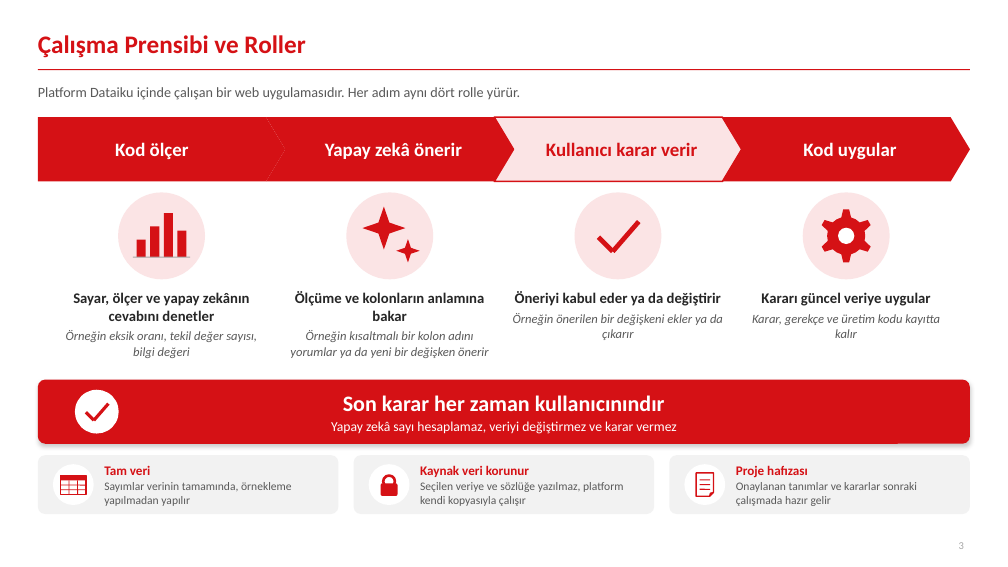
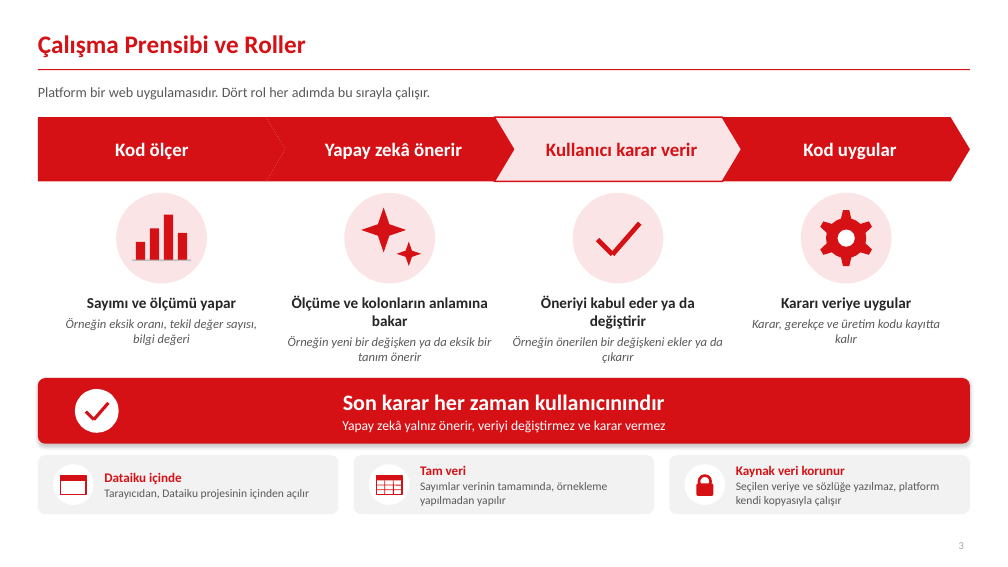
Before and after one commit to canmergen/amp, a slide deck: slide 3 of analitik_modelleme_platformu_GUNCEL/sunum/Platform_Sunum_Sade.pptx. Drawn at 1008x567 pixels with LibreOffice and Linux fonts; fonts in the diff are those of the drawing. Boxes give left, top, right and bottom in pixels: in the first picture for what was removed or moved away, otherwise in the second. Text is boxed around its words. In the diff, an @@ line names an element or a change of style, - is before the commit and + after.

```diff
--- a/analitik_modelleme_platformu_GUNCEL/sunum/Platform_Sunum_Sade.pptx
+++ b/analitik_modelleme_platformu_GUNCEL/sunum/Platform_Sunum_Sade.pptx
@@ text at [38, 87, 430, 100]: text changed @@
-Platform Dataiku içinde çalışan bir web uygulamasıdır. Her adım aynı dört rolle yürür.
+Platform bir web uygulamasıdır. Dört rol her adımda bu sırayla çalışır.
@@ ellipse: place and size @@
-ellipse at [118, 192, 205, 279]
+ellipse at [116, 193, 207, 284]
@@ ellipse: place and size @@
-ellipse at [346, 192, 433, 279]
+ellipse at [345, 193, 436, 284]
@@ ellipse: place and size @@
-ellipse at [575, 192, 662, 279]
+ellipse at [572, 193, 663, 284]
@@ ellipse: place and size @@
-ellipse at [803, 192, 890, 279]
+ellipse at [801, 193, 892, 284]
@@ gear: place and size @@
-gear at [819, 209, 873, 263]
+gear at [817, 209, 875, 267]
@@ line moved from (613, 252) - (639, 222) to (613, 255) - (640, 223) @@
@@ line moved from (133, 257) - (191, 257) to (132, 260) - (191, 260) @@
@@ line moved from (599, 237) - (613, 252) to (597, 240) - (613, 255) @@
@@ text at [87, 297, 236, 311]: text changed; size 14 to 14.5 pt @@
-Sayar, ölçer ve yapay zekânın cevabını denetler
+Sayımı ve ölçümü yapar
@@ text at [292, 295, 488, 326]: size 14 to 14.5 pt in "Ölçüme ve kolonların anlamına bakar" @@
@@ text at [541, 295, 695, 329]: size 14 to 14.5 pt in "Öneriyi kabul eder ya da değiştirir" @@
@@ text at [781, 297, 911, 311]: text changed; size 14 to 14.5 pt @@
-Kararı güncel veriye uygular
+Kararı veriye uygular
@@ text at [288, 336, 492, 361]: text changed @@
-Örneğin kısaltmalı bir kolon adını yorumlar ya da yeni bir değişken önerir
+Örneğin yeni bir değişken ya da eksik bir tanım önerir
@@ rounded rectangle at [38, 378, 970, 444]: proportions changed @@
@@ text at [342, 420, 665, 433]: text changed @@
-Yapay zekâ sayı hesaplamaz, veriyi değiştirmez ve karar vermez
+Yapay zekâ yalnız önerir, veriyi değiştirmez ve karar vermez
@@ text at [104, 472, 309, 499]: text changed @@
-Tam veri
-Sayımlar verinin tamamında, örnekleme yapılmadan yapılır
+Dataiku içinde
+Tarayıcıdan, Dataiku projesinin içinden açılır
@@ rectangle added at [377, 476, 402, 495], fill #FFFFFF, outline #D51115 1.25 pt @@
@@ rectangle added at [377, 476, 402, 481], fill #D51115 @@
@@ ellipse removed at [383, 476, 395, 487] @@
@@ text at [420, 466, 608, 506]: text changed @@
-Kaynak veri korunur
-Seçilen veriye ve sözlüğe yazılmaz, platform kendi kopyasıyla çalışır
+Tam veri
+Sayımlar verinin tamamında, örnekleme yapılmadan yapılır
@@ ellipse: place and size @@
-ellipse at [696, 473, 714, 496]
+ellipse at [699, 476, 711, 487]
@@ ellipse at [699, 476, 711, 487]: folded corner to ellipse; fill #FFFFFF to none; outline #D51115 1.25 pt to #D51115 2.5 pt @@
@@ text at [736, 465, 939, 506]: text changed @@
-Proje hafızası
-Onaylanan tanımlar ve kararlar sonraki çalışmada hazır gelir
+Kaynak veri korunur
+Seçilen veriye ve sözlüğe yazılmaz, platform kendi kopyasıyla çalışır
@@ 4 lines, 1 rounded rectangle: place and size @@
-4 lines, 1 rounded rectangle at [60, 481, 398, 496]
+4 lines, 1 rounded rectangle at [377, 481, 713, 496]
@@ line removed from (699, 480) to (710, 480) @@
@@ line removed from (699, 485) to (710, 485) @@
@@ line removed from (699, 489) to (710, 489) @@
```
Also in this commit, not shown: 4 other slides changed, 1 slide added, 1 slide removed, 3 other files.
